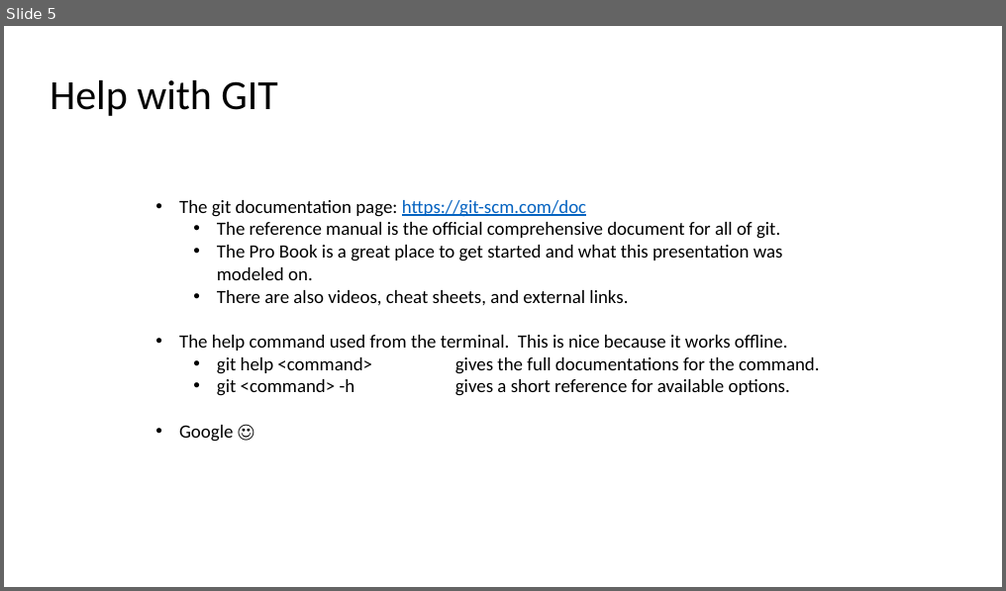
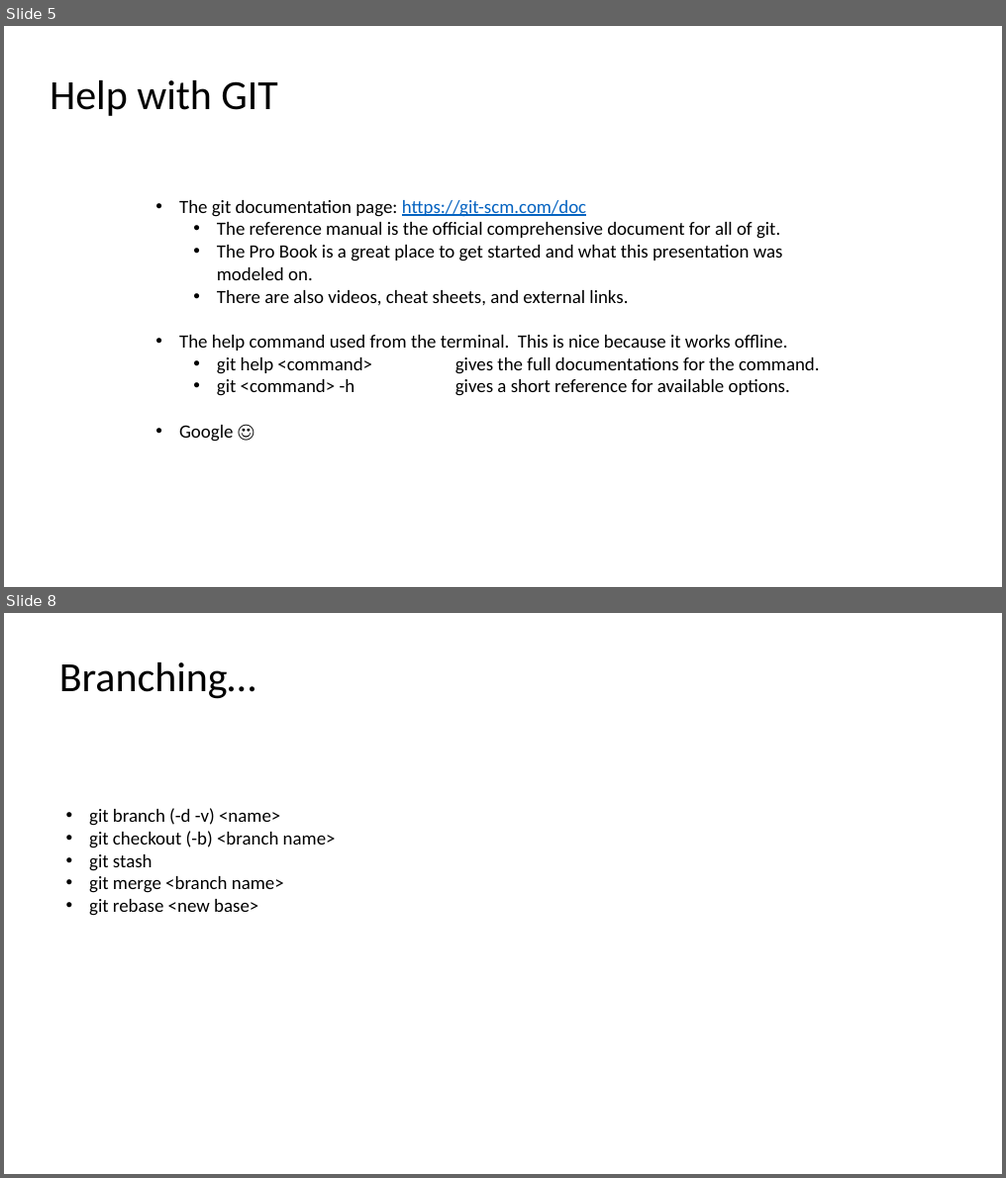
Before and after one commit to jwrauch/git-group-meeting-presentation, a slide deck: learn-to-git.pptx. Shown one above the other, each under a label of ours: slide 5 before the commit, slides 5 and 8 after it; the slides between them are not shown. The pictures are 1006x591 and 1006x1178 pixels, drawn with LibreOffice and Linux fonts; fonts in the diff are those of the drawing. Boxes give left, top, right and bottom in pixels: in the first picture for what was removed or moved away, otherwise in the second. Text is boxed around its words. In the diff, an @@ line names an element or a change of style, - is before the commit and + after.

Commit message:
Added branching slide.

```diff
--- a/learn-to-git.pptx
+++ b/learn-to-git.pptx
@@ slide 8 added at [4, 613, 1002, 1174], background #FFFFFF @@
@@ text added at [59, 663, 256, 699], 40 pt, text #000000 @@
+Branching…
@@ text added at [89, 808, 336, 916], 18 pt, text #000000 @@
+• git branch (-d -v) <name>
+• git checkout (-b) <branch name>
+• git stash
+• git merge <branch name>
+• git rebase <new base>
```
Also in this commit, not shown: 1 slide changed.
